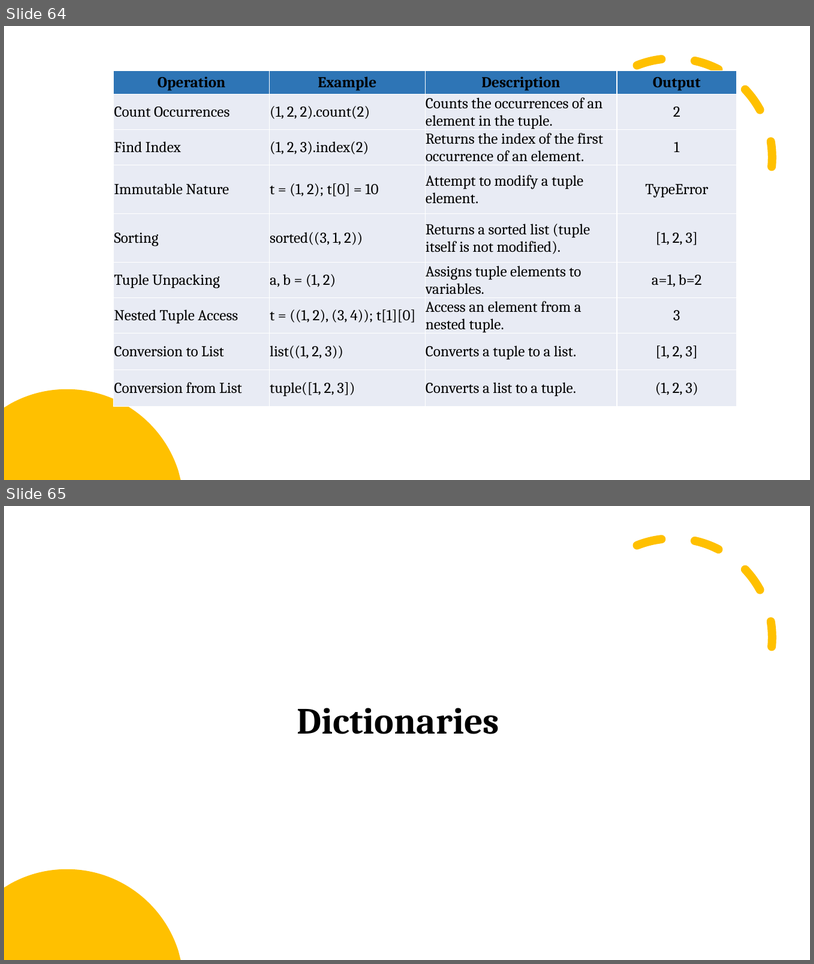
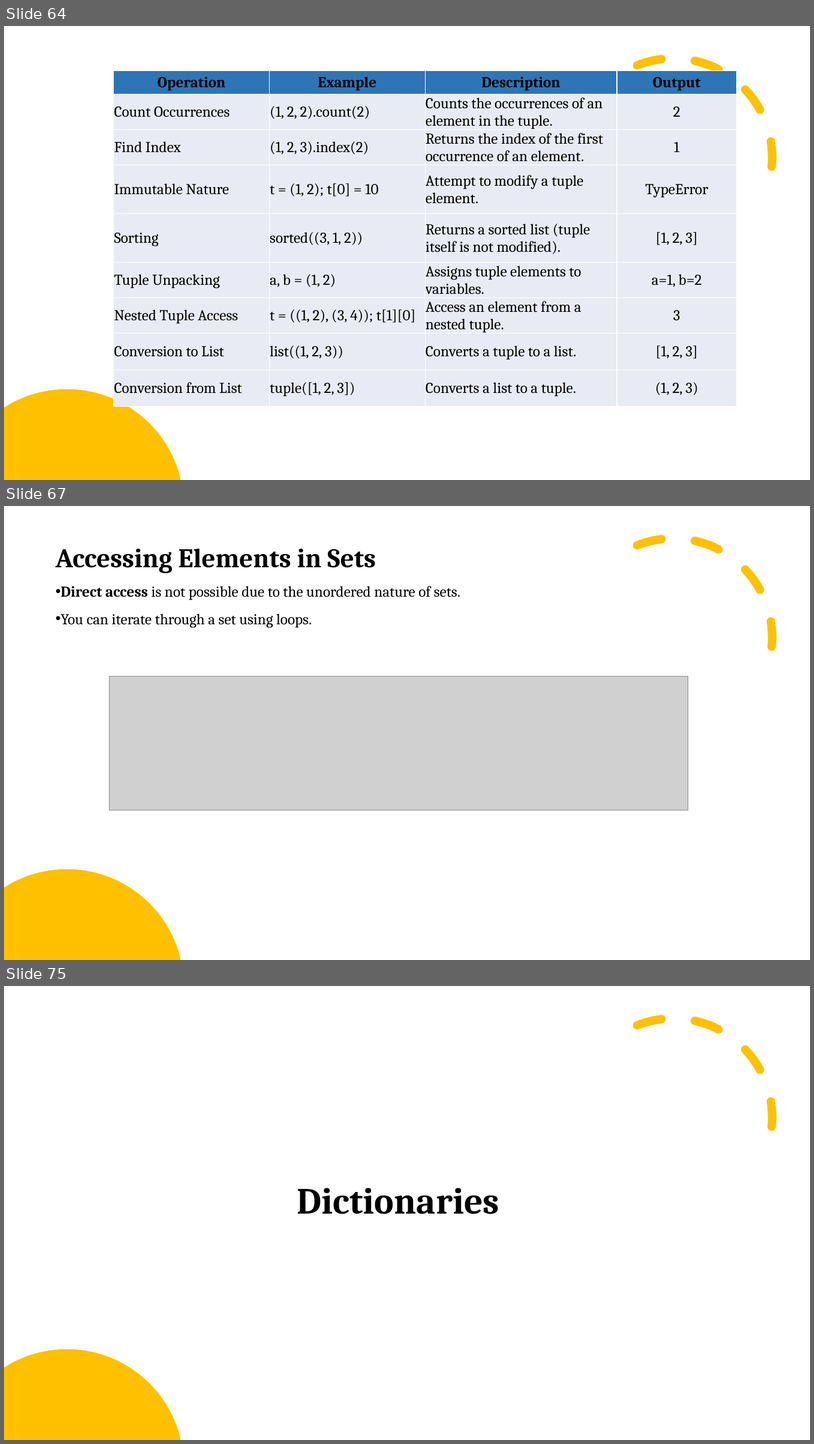
Before and after one commit to arrojuh/python_vishal, a slide deck: Learning_python.pptx. Shown one above the other, each under a label of ours: slides 64 and 65 before the commit, slides 64, 67 and 75 after it; the slides between them are not shown. The pictures are 814x964 and 814x1444 pixels, drawn with LibreOffice and Linux fonts; fonts in the diff are those of the drawing; grey boxes stand for pictures. Boxes give left, top, right and bottom in pixels: in the first picture for what was removed or moved away, otherwise in the second. Text is boxed around its words. In the diff, an @@ line names an element or a change of style, - is before the commit and + after.

```diff
--- a/Learning_python.pptx
+++ b/Learning_python.pptx
@@ slide 67 added at box(4, 506, 810, 960), background #FFFFFF @@
@@ arc (boxed as its full ellipse) added at box(543, 507, 804, 768), outline #FFC000 10 pt dashed @@
@@ text added at box(56, 549, 461, 628), 18 pt, text #000000 @@
+Accessing Elements in Sets
+• Direct access is not possible due to the unordered nature of sets.
+• You can iterate through a set using loops.
@@ picture added at box(109, 676, 688, 810) @@
@@ freeform shape added at box(4, 869, 180, 960), fill #FFC000 @@
@@ what was slide 65 is now slide 75 @@
```
Also in this commit, not shown: 3 slides changed, 9 other slides added.
